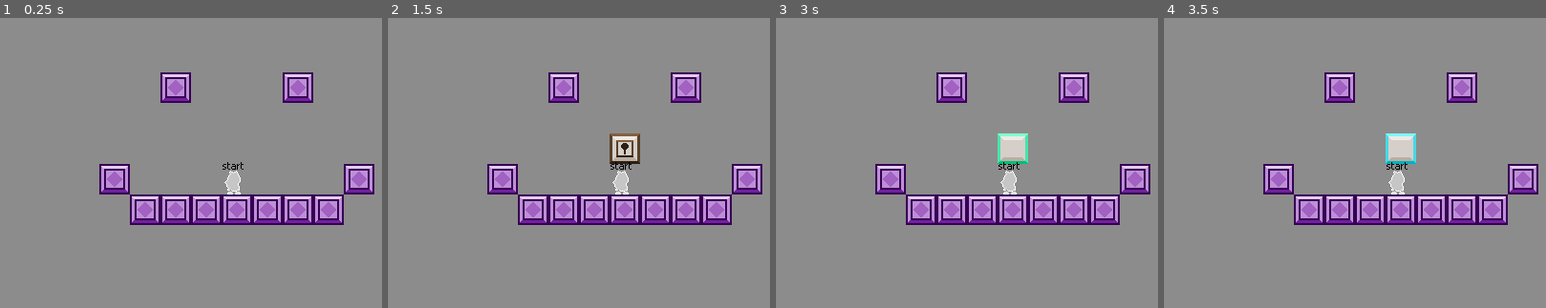
Above: before the commit, frames 1-4 (left to right).
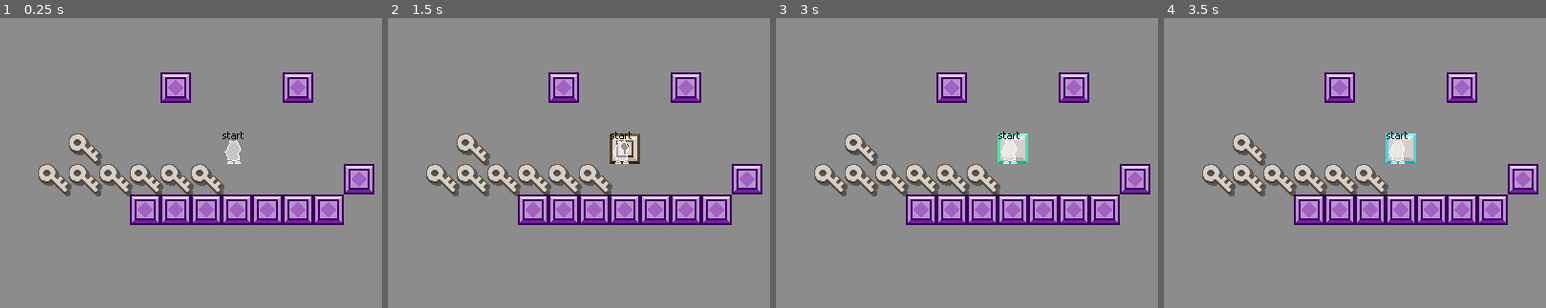
Above: after the commit, the same moments.

Repository: L4Vo5/i-wanna-lockpick-editor
Game: Godot game, scene res://editor/editor.tscn
Same seed, same stepped clock (60 frames per second), same inputs: the game is played once before the commit and once after it.
Inputs (mouse positions are % of the whole screen's width and height, from its top left):
- Up to frame 1 (0.25 s): no input
- Up to frame 2 (1.5 s): tap Enter at 0.5 s; move the mouse to (31, 53) at 0.52 s; hold Right (right) 0.53-1.28 s; tap A (keypad) at 0.6 s; click (31, 53) at 0.67 s; tap Shift (jump) at 0.77, 0.8, 1.07, 1.35 s; tap R (restart) at 1.25 s; hold Left (left) from 1.28 s (still down); click (31, 53) at 1.42 s
- Up to frame 3 (3 s): tap Shift (jump) at 1.52, 1.82, 2.3 s; tap A (keypad) at 1.55 s; tap R (restart) at 2, 2.75 s; release Left (left) at 2.03 s; hold Up (fast) 2.03-2.78 s; hold Right (right) from 2.03 s (still down); click (31, 53) at 2.17 s; tap S (i-view) at 2.85 s; click (31, 53) at 2.92 s
- Up to frame 4 (3.5 s): keep holding Right (right); tap Shift (jump) at 3.02, 3.32 s; tap A (keypad) at 3.05 s
The pictures show only the part of the screen within x 0-50%, y 30-80%; the shares and areas given below are measured in that part.

The runs differ from the first frame. In frame 1, 4.5% of the frame differs, in the area x 10-64%, y 39-62%; in frame 2, 4.5%; in frame 3, 4.5%; in frame 4, 4.5%.

Commit message:
0.0.1.1 and aw fuck there's a bug

Diff:
--- a/data/door_data.gd
+++ b/data/door_data.gd
@@ -29,7 +29,6 @@
 			if is_instance_valid(l):
 				l.changed.connect(emit_changed)
 		changed.emit()
-@export var sequence_next: Array[DoorData] = []
 @export var size := Vector2i(32, 32):
 	set(val):
 		if size == val: return
@@ -77,8 +76,6 @@
 	dupe.amount = amount.duplicate(true)
 	for l in locks:
 		dupe.locks.push_back(l.duplicated())
-	for seq in sequence_next:
-		dupe.sequence_next.push_back(seq)
 	return dupe
 
 func has_point(point: Vector2i) -> bool:
--- a/data/level_data.gd
+++ b/data/level_data.gd
@@ -10,9 +10,9 @@
 
 @export var doors: Array[DoorData] = []
 @export var keys: Array[KeyData] = []
-@export var size := Vector2(800, 608)
+@export var size := Vector2i(800, 608)
 signal changed_player_spawn_position
-@export var player_spawn_position := Vector2(400, 304):
+@export var player_spawn_position := Vector2i(400, 304):
 	set(val):
 		if player_spawn_position == val: return
 		player_spawn_position = val
@@ -23,18 +23,64 @@
 # It's a dict so it's not absurdly inefficient to check for repeats when placing new ones
 @export var tiles := {}
 
+func clear_outside_things() -> void:
+	var amount_deleted := 0
+	# tiles
+	var deleted_ones := []
+	for key in tiles.keys():
+		var pos = key * Vector2i(32, 32)
+		if pos.x < 0 or pos.y < 0 or pos.x + 32 > size.x or pos.y > size.y + 32:
+			deleted_ones.push_back(key)
+	for pos in deleted_ones:
+		assert(tiles.erase(pos) == true)
+
+	amount_deleted += deleted_ones.size()
+	# doors
+	deleted_ones.clear()
+	for door in doors:
+		var max = door.position + door.size
+		if door.position.x < 0 or door.position.y < 0 or max.x > size.x or max.y > size.y:
+			deleted_ones.push_back(door)
+	for door in deleted_ones:
+		doors.erase(door)
+	amount_deleted += deleted_ones.size()
+	# keys
+	deleted_ones.clear()
+	for key in keys:
+		var max = key.position + Vector2i(32, 32)
+		if key.position.x < 0 or key.position.y < 0 or max.x > size.x or max.y > size.y:
+			deleted_ones.push_back(key)
+	for key in deleted_ones:
+		keys.erase(key)
+	amount_deleted += deleted_ones.size()
+	if amount_deleted != 0:
+		print("deleted %d outside things" % amount_deleted)
+
+# For my own reference lol
+const VERSIONS_LIST := [
+	"0.0.1.0",
+	"0.0.1.1" # Current
+]
+# Versions that are fully compatible with the current one
+const COMPATIBLE_VERSIONS := [
+	"0.0.1.0",
+	"0.0.1.1"
+]
 func check_version() -> void:
 	if has_been_loaded: return
 	has_been_loaded = true
-
-	print("Loading a level from version \"%s\"" % version)
+	print("loading from version %s" % version)
 	if version == "" or version == null:
 		printerr("Why is this level being set to a null version?")
 		breakpoint
 		version = Global.game_version
 	match version.naturalnocasecmp_to(Global.game_version):
 		-1: # made in older version
-			pass # currently unhandled
+			print("Loading a level from older version \"%s\"" % version)
+			if version in COMPATIBLE_VERSIONS:
+				version = Global.game_version
+			else:
+				pass # currently unhandled
 		0:
 			pass
 		1: # made in newer version
@@ -49,3 +95,17 @@
 The application will now be closed.""" % [version, Global.game_version]
 			await Global.error_dialog.visibility_changed
 			Global.get_tree().quit()
+
+# Checks if the level is valid, and fixes any invalidness
+func check_valid() -> void:
+	clear_outside_things()
+	# TODO: Check collisions between things
+	# TODO: Check locks not overlapping eachother + not outside door
+	# etc...
+	# Currently, weird sizes aren't allowed
+	size = Vector2i(800, 608)
+	# Clamp player spawn to the grid + inside the level
+	player_spawn_position = player_spawn_position.clamp(Vector2i(14, 32), size - Vector2i(32 - 14, 0))
+	player_spawn_position -= Vector2i(14, 0)
+	player_spawn_position = player_spawn_position.snapped(Vector2i(32, 32))
+	player_spawn_position += Vector2i(14, 0)
--- a/editor/door_editor.gd
+++ b/editor/door_editor.gd
@@ -109,8 +109,8 @@
 	for lock_data in door_data.locks:
 		var lock_editor: LockEditor = LOCK_EDITOR.instantiate()
 		lock_editor.lock_number = i
+		lock_editor.door_size = door_data.size
 		lock_editor.lock_data = lock_data
-		lock_editor.door_size = door_data.size
 		lock_editor.delete.connect(_delete_lock.bind(i-1))
 		lock_editor_parent.add_child(lock_editor)
 		i += 1
--- a/editor/editor.gd
+++ b/editor/editor.gd
@@ -61,6 +61,7 @@
 	popup_menu.add_item("More extra options coming soon? xD")
 	popup_menu.index_pressed.connect(_on_more_options_selected)
 
+
 func _update_mode() -> void:
 	var tab_editor := side_container.get_current_tab_control()
 	data.tilemap_edit = tab_editor == tile_editor
--- a/editor/editor.tscn
+++ b/editor/editor.tscn
@@ -31,12 +31,11 @@
 lock_arrangement = 0
 dont_show_lock = false
 
-[sub_resource type="Resource" id="Resource_q3hec"]
+[sub_resource type="Resource" id="Resource_2bwva"]
 script = ExtResource("9_2s68o")
-amount = SubResource("Resource_qxnhm")
+amount = SubResource("Resource_hv0o3")
 outer_color = 1
-locks = Array[ExtResource("9_5wk1m")]([SubResource("Resource_4k6vi")])
-sequence_next = Array[ExtResource("9_2s68o")]([])
+locks = Array[ExtResource("9_5wk1m")]([SubResource("Resource_xa4po")])
 size = Vector2i(32, 32)
 _curses = {
 0: false,
@@ -191,9 +190,13 @@
 visible = false
 layout_mode = 0
 mouse_filter = 2
+ignore_collisions = true
 
 [node name="GhostKey" parent="HBoxContainer/VBoxContainer/LevelContainer/LevelContainerInner" instance=ExtResource("4_tvl64")]
 visible = false
+collision_layer = 0
+collision_mask = 0
+in_keypad = true
 
 [node name="Fill" parent="HBoxContainer/VBoxContainer/LevelContainer/LevelContainerInner/GhostKey" index="2"]
 modulate = Color(0.839216, 0.811765, 0.788235, 1)
@@ -223,12 +226,12 @@
 
 [node name="Doors" parent="HBoxContainer/HBoxContainer2/RightDock/SideEditorTabs" instance=ExtResource("5_ld4m3")]
 layout_mode = 2
-door_data = SubResource("Resource_q3hec")
+door_data = SubResource("Resource_2bwva")
 
 [node name="Keys" parent="HBoxContainer/HBoxContainer2/RightDock/SideEditorTabs" instance=ExtResource("7_nmnlx")]
 visible = false
 layout_mode = 2
-key_data = SubResource("Resource_6vsdk")
+key_data = SubResource("Resource_qp058")
 
 [node name="Tiles" type="MarginContainer" parent="HBoxContainer/HBoxContainer2/RightDock/SideEditorTabs"]
 visible = false
--- a/editor/level_container.gd
+++ b/editor/level_container.gd
@@ -83,16 +83,19 @@
 
 func place_tile_on_mouse() -> void:
 	if editor_data.disable_editing: return
+	if is_mouse_out_of_bounds(): return
 	var coord = get_mouse_tile_coord(32)
 	level.place_tile(coord)
 
 func remove_tile_on_mouse() -> bool:
 	if editor_data.disable_editing: return false
+	if is_mouse_out_of_bounds(): return false
 	var coord = get_mouse_tile_coord(32)
 	return level.remove_tile(coord)
 
 func place_door_on_mouse() -> void:
 	if editor_data.disable_editing: return
+	if is_mouse_out_of_bounds(): return
 	var coord = get_mouse_coord(32)
 	var door_data := door_editor.door.door_data.duplicated()
 	door_data.position = coord
@@ -100,6 +103,7 @@
 
 func place_key_on_mouse() -> void:
 	if editor_data.disable_editing: return
+	if is_mouse_out_of_bounds(): return
 	var coord = get_mouse_coord(16)
 	var key_data := key_editor.key.key_data.duplicated()
 	key_data.position = coord
@@ -107,6 +111,7 @@
 
 func place_player_spawn_on_mouse() -> void:
 	if editor_data.disable_editing: return
+	if is_mouse_out_of_bounds(): return
 	var coord = get_mouse_tile_coord(32)
 	level.place_player_spawn(coord)
 
@@ -115,3 +120,9 @@
 
 func get_mouse_tile_coord(grid_size) -> Vector2i:
 	return Vector2i((get_global_mouse_position() - level.global_position) / Vector2(grid_size, grid_size))
+
+func is_mouse_out_of_bounds() -> bool:
+	var local_pos := get_global_mouse_position() - level.global_position
+	if local_pos.x < 0 or local_pos.y < 0 or local_pos.x >= level.level_data.size.x or local_pos.y >= level.level_data.size.y:
+		return true
+	return false
--- a/editor/levels/default.tres
+++ b/editor/levels/default.tres
@@ -1,20 +1,105 @@
-[gd_resource type="Resource" script_class="LevelData" load_steps=2 format=3]
+[gd_resource type="Resource" script_class="LevelData" load_steps=18 format=3]
 
+[ext_resource type="Script" path="res://data/complex_number.gd" id="1_jy0tt"]
 [ext_resource type="Script" path="res://data/level_data.gd" id="1_yd7bo"]
+[ext_resource type="Script" path="res://data/key_data.gd" id="2_igrmh"]
+
+[sub_resource type="Resource" id="Resource_ee6yw"]
+script = ExtResource("1_jy0tt")
+real_part = 1
+imaginary_part = 0
+
+[sub_resource type="Resource" id="Resource_oeowo"]
+script = ExtResource("2_igrmh")
+amount = SubResource("Resource_ee6yw")
+type = 0
+color = 1
+position = Vector2i(352, 320)
+
+[sub_resource type="Resource" id="Resource_tkm4s"]
+script = ExtResource("1_jy0tt")
+real_part = 1
+imaginary_part = 0
+
+[sub_resource type="Resource" id="Resource_s1pia"]
+script = ExtResource("2_igrmh")
+amount = SubResource("Resource_tkm4s")
+type = 0
+color = 1
+position = Vector2i(320, 320)
+
+[sub_resource type="Resource" id="Resource_jb7tv"]
+script = ExtResource("1_jy0tt")
+real_part = 1
+imaginary_part = 0
+
+[sub_resource type="Resource" id="Resource_8lsj5"]
+script = ExtResource("2_igrmh")
+amount = SubResource("Resource_jb7tv")
+type = 0
+color = 1
+position = Vector2i(288, 320)
+
+[sub_resource type="Resource" id="Resource_20os4"]
+script = ExtResource("1_jy0tt")
+real_part = 1
+imaginary_part = 0
+
+[sub_resource type="Resource" id="Resource_xxs6i"]
+script = ExtResource("2_igrmh")
+amount = SubResource("Resource_20os4")
+type = 0
+color = 1
+position = Vector2i(256, 320)
+
+[sub_resource type="Resource" id="Resource_jihl3"]
+script = ExtResource("1_jy0tt")
+real_part = 1
+imaginary_part = 0
+
+[sub_resource type="Resource" id="Resource_w7vhp"]
+script = ExtResource("2_igrmh")
+amount = SubResource("Resource_jihl3")
+type = 0
+color = 1
+position = Vector2i(192, 320)
+
+[sub_resource type="Resource" id="Resource_3n3am"]
+script = ExtResource("1_jy0tt")
+real_part = 1
+imaginary_part = 0
+
+[sub_resource type="Resource" id="Resource_dv74n"]
+script = ExtResource("2_igrmh")
+amount = SubResource("Resource_3n3am")
+type = 0
+color = 1
+position = Vector2i(224, 320)
+
+[sub_resource type="Resource" id="Resource_10rrr"]
+script = ExtResource("1_jy0tt")
+real_part = 1
+imaginary_part = 0
+
+[sub_resource type="Resource" id="Resource_lm25t"]
+script = ExtResource("2_igrmh")
+amount = SubResource("Resource_10rrr")
+type = 0
+color = 1
+position = Vector2i(224, 288)
 
 [resource]
 script = ExtResource("1_yd7bo")
-version = "0.0.1.0"
+version = "0.0.1.1"
 doors = Array[Resource("res://data/door_data.gd")]([])
-keys = Array[Resource("res://data/key_data.gd")]([])
-size = Vector2(800, 608)
-player_spawn_position = Vector2(398, 352)
+keys = Array[ExtResource("2_igrmh")]([SubResource("Resource_oeowo"), SubResource("Resource_s1pia"), SubResource("Resource_8lsj5"), SubResource("Resource_xxs6i"), SubResource("Resource_w7vhp"), SubResource("Resource_dv74n"), SubResource("Resource_lm25t")])
+size = Vector2i(800, 608)
+player_spawn_position = Vector2i(398, 320)
 custom_lock_arrangements = {}
 tiles = {
 Vector2i(2, 20): true,
 Vector2i(3, 19): true,
 Vector2i(5, 19): true,
-Vector2i(8, 10): true,
 Vector2i(9, 11): true,
 Vector2i(10, 7): true,
 Vector2i(10, 11): true,
--- a/editor/lock_editor.gd
+++ b/editor/lock_editor.gd
@@ -99,9 +99,10 @@
 	height.min_value = lock_data.minimum_size.y
 	width.value = lock_data.size.x
 	height.value = lock_data.size.y
+	# This goes first so changing the position doesn't clamp the locks
+	_update_max_pos()
 	position_x.value = lock_data.position.x
 	position_y.value = lock_data.position.y
-	_update_max_pos()
 
 func _update_min_size() -> void:
 	if not is_ready: await ready
@@ -181,9 +182,14 @@
 		height.value = lock_data.minimum_size.y
 
 func _update_position() -> void:
+	if not is_ready: await ready
+	# Just in case I switch the order of operations, This prevents the bug where locks get bunched up when regenerated.
+	_update_max_pos()
 	lock_data.position = Vector2i(roundi(position_x.value), roundi(position_y.value))
 
 func _update_max_pos() -> void:
 	if not is_ready: await ready
+	var old_pos := Vector2(position_x.max_value, position_y.max_value)
 	position_x.max_value = door_size.x - lock_data.size.x
 	position_y.max_value = door_size.y - lock_data.size.y
+	var new_pos := Vector2(position_x.max_value, position_y.max_value)
--- a/level_elements/doors_locks/curses/ice.tscn
+++ b/level_elements/doors_locks/curses/ice.tscn
@@ -28,7 +28,7 @@
 anchors_preset = 0
 offset_left = 1.0
 offset_top = 1.0
-offset_right = 31.0
-offset_bottom = 31.0
+offset_right = 1.0
+offset_bottom = 1.0
 mouse_filter = 2
 metadata/_edit_lock_ = true
--- a/level_elements/doors_locks/door.tscn
+++ b/level_elements/doors_locks/door.tscn
@@ -44,7 +44,6 @@
 amount = SubResource("Resource_lrhk2")
 outer_color = 1
 locks = Array[ExtResource("3_cjud2")]([SubResource("Resource_ewqbb")])
-sequence_next = Array[ExtResource("4_q43he")]([])
 size = Vector2i(32, 32)
 _curses = {
 0: false,
--- a/level_elements/kid/kid.gd
+++ b/level_elements/kid/kid.gd
@@ -18,7 +18,13 @@
 @onready var snd_master_unequip: AudioStreamPlayer = %MasterUnequip
 @onready var snd_master_anti_equip: AudioStreamPlayer = %MasterAntiEquip
 @onready var equipped_master: Sprite2D = %EquippedMaster
-const gravity := 0.4
+const GRAVITY := 0.4
+# slightly nerfed to accomodate for difference in peak jump
+# this is because gamemaker gets the wrong curve by like. rounding or something.
+const JUMP_1 := -8.5 + 0.3
+const JUMP_2 := -7.0 + 0.2
+const MAX_VSPEED := 9.0
+const JUMP_REDUCTION := 0.45
 
 var master_equipped := ComplexNumber.new()
 
@@ -29,7 +35,7 @@
 
 func _physics_process(_delta: float) -> void:
 	if Global.in_editor: return
-	on_floor = test_move(global_transform, Vector2(0, gravity))
+	on_floor = test_move(global_transform, Vector2(0, GRAVITY))
 	on_ceiling = test_move(global_transform, Vector2(0, -1))
 	auras()
 	run()
@@ -76,20 +82,20 @@
 		d_jumps = 1
 		velocity.y = 0
 		if Input.is_action_just_pressed(&"jump"):
-			velocity.y = -8.5
+			velocity.y = JUMP_1
 			snd_jump.play()
 	else:
-		velocity.y += gravity
-		if velocity.y > 9:
-			velocity.y = 9
+		velocity.y += GRAVITY
+		if velocity.y > MAX_VSPEED:
+			velocity.y = MAX_VSPEED
 		if on_ceiling and velocity.y < 0:
 			velocity.y = 0
 		elif Input.is_action_just_pressed(&"jump") and d_jumps > 0:
 			d_jumps -= 1
-			velocity.y = -7
+			velocity.y = JUMP_2
 			snd_jump_2.play()
 		elif Input.is_action_just_released(&"jump") and velocity.y < 0:
-			velocity.y *= 0.45
+			velocity.y *= JUMP_REDUCTION
 
 func detect_doors() -> void:
 	for vec in [
--- a/level_elements/level.gd
+++ b/level_elements/level.gd
@@ -118,6 +118,7 @@
 	if not is_instance_valid(level_data): return
 	# Must do this in case level data has no version
 	level_data.check_version()
+	level_data.check_valid()
 	level_data.changed_player_spawn_position.connect(_update_player_spawn_position)
 	_update_player_spawn_position()
 	reset()
@@ -220,7 +221,7 @@
 			return true
 	#TODO: tiles
 	if not exclude_player_spawn:
-		var spawn_pos := (Vector2i(level_data.player_spawn_position - Vector2(0, 16)) / Vector2i(32, 32)) * Vector2i(32, 32)
+		var spawn_pos := (level_data.player_spawn_position - Vector2i(0, 16) / Vector2i(32, 32)) * Vector2i(32, 32)
 		if Rect2i(spawn_pos, Vector2i(32, 32)).intersects(rect):
 			return true
 	if not exclude_tiles:
--- a/project.godot
+++ b/project.godot
@@ -17,7 +17,7 @@
 boot_splash/show_image=false
 boot_splash/fullsize=false
 config/icon="res://icon.png"
-config/game_version="0.0.1.0"
+config/game_version="0.0.1.1"
 
 [autoload]
 
Not shown: 2 places in editor/editor.tscn that only renumber resources
